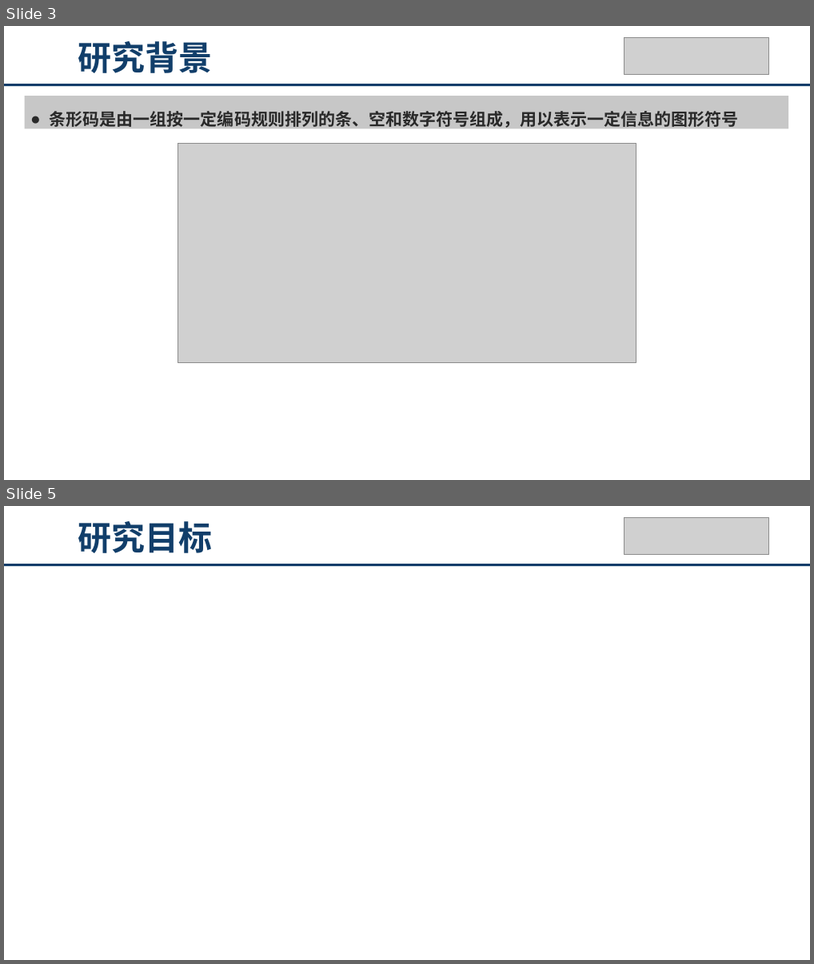
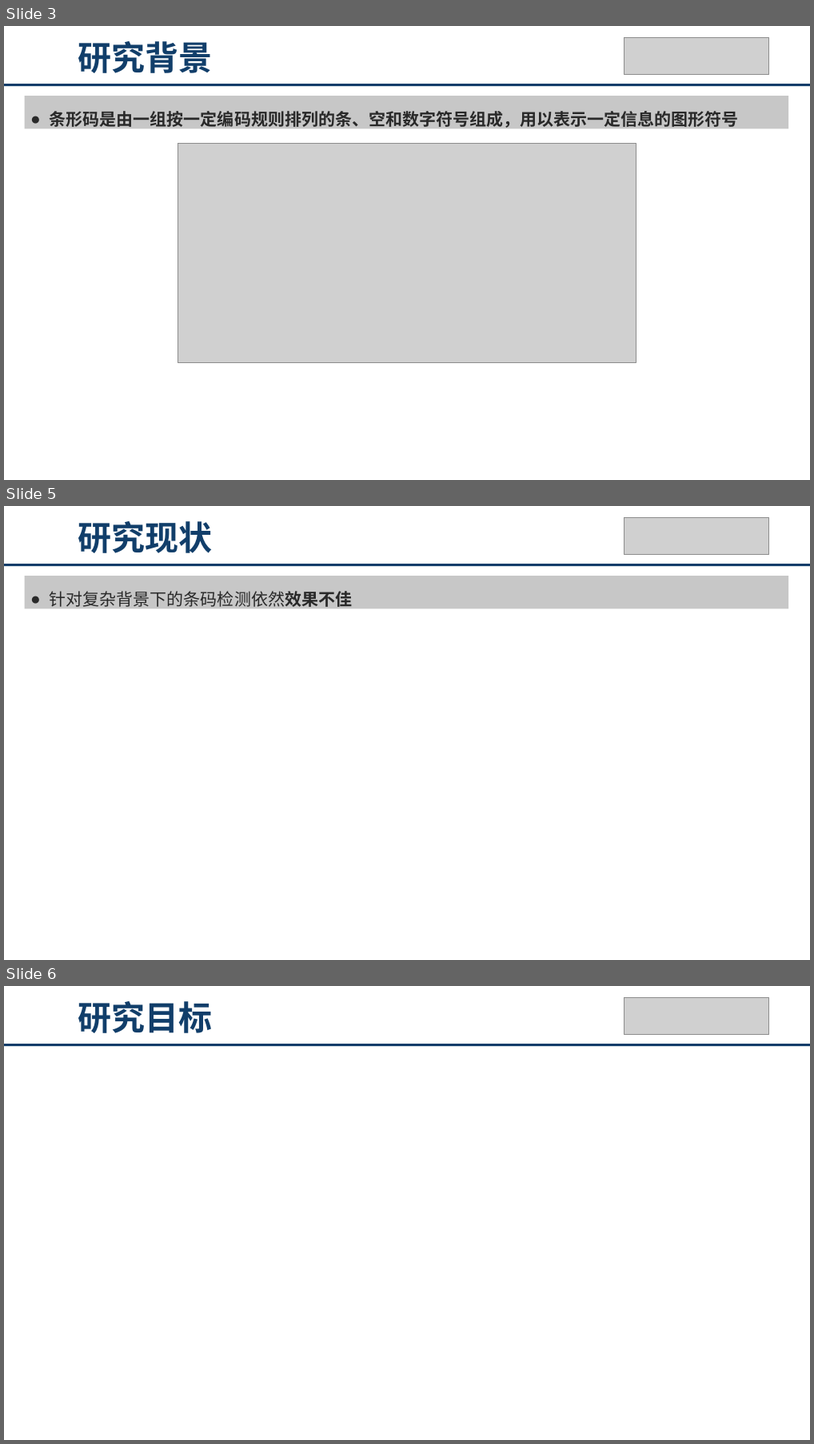
Before and after one commit to QinyuanZhou/Rubbish, a slide deck: PPT_for_barcode.pptx. Shown one above the other, each under a label of ours: slides 3 and 5 before the commit, slides 3, 5 and 6 after it; the slides between them are not shown. The pictures are 814x964 and 814x1444 pixels, drawn with LibreOffice and Linux fonts; fonts in the diff are those of the drawing; grey boxes stand for pictures. Boxes give left, top, right and bottom in pixels: in the first picture for what was removed or moved away, otherwise in the second. Text is boxed around its words. In the diff, an @@ line names an element or a change of style, - is before the commit and + after.

```diff
--- a/PPT_for_barcode.pptx
+++ b/PPT_for_barcode.pptx
@@ slide 5 added at (4, 506, 810, 960), background #FFFFFF; not listed: 1 template element that a slide beside it also shows @@
@@ text added at (78, 521, 213, 553), 40 pt, text #113E6A, bold @@
+研究现状
@@ picture added at (624, 517, 770, 554) @@
@@ rectangle added at (25, 576, 789, 608), fill #C7C7C7, 20 pt, text #292929 @@
+● 针对复杂背景下的条码检测依然效果不佳
@@ what was slide 5 is now slide 6 @@
```
Also in this commit, not shown: 2 slides changed.
